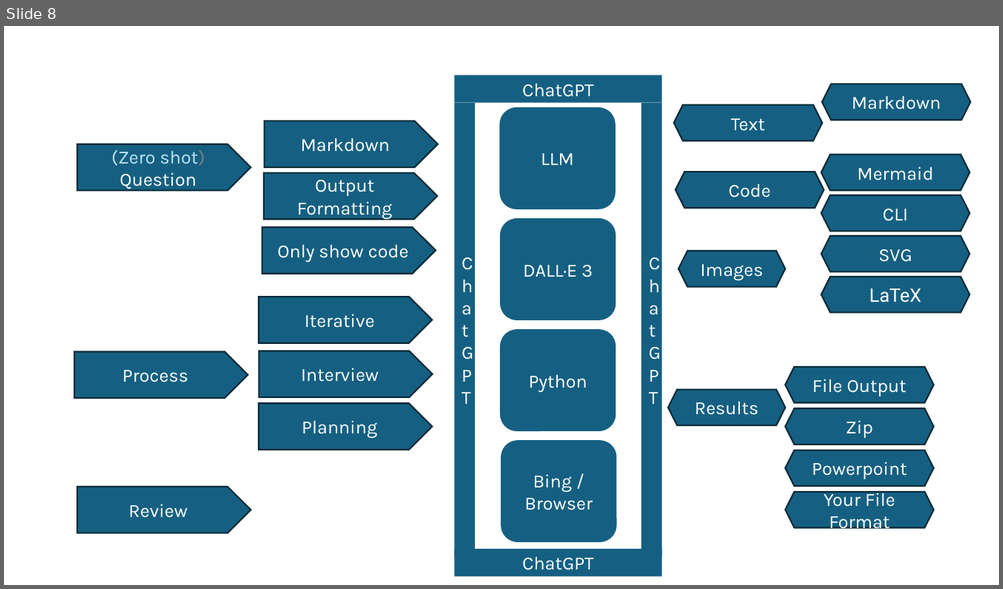
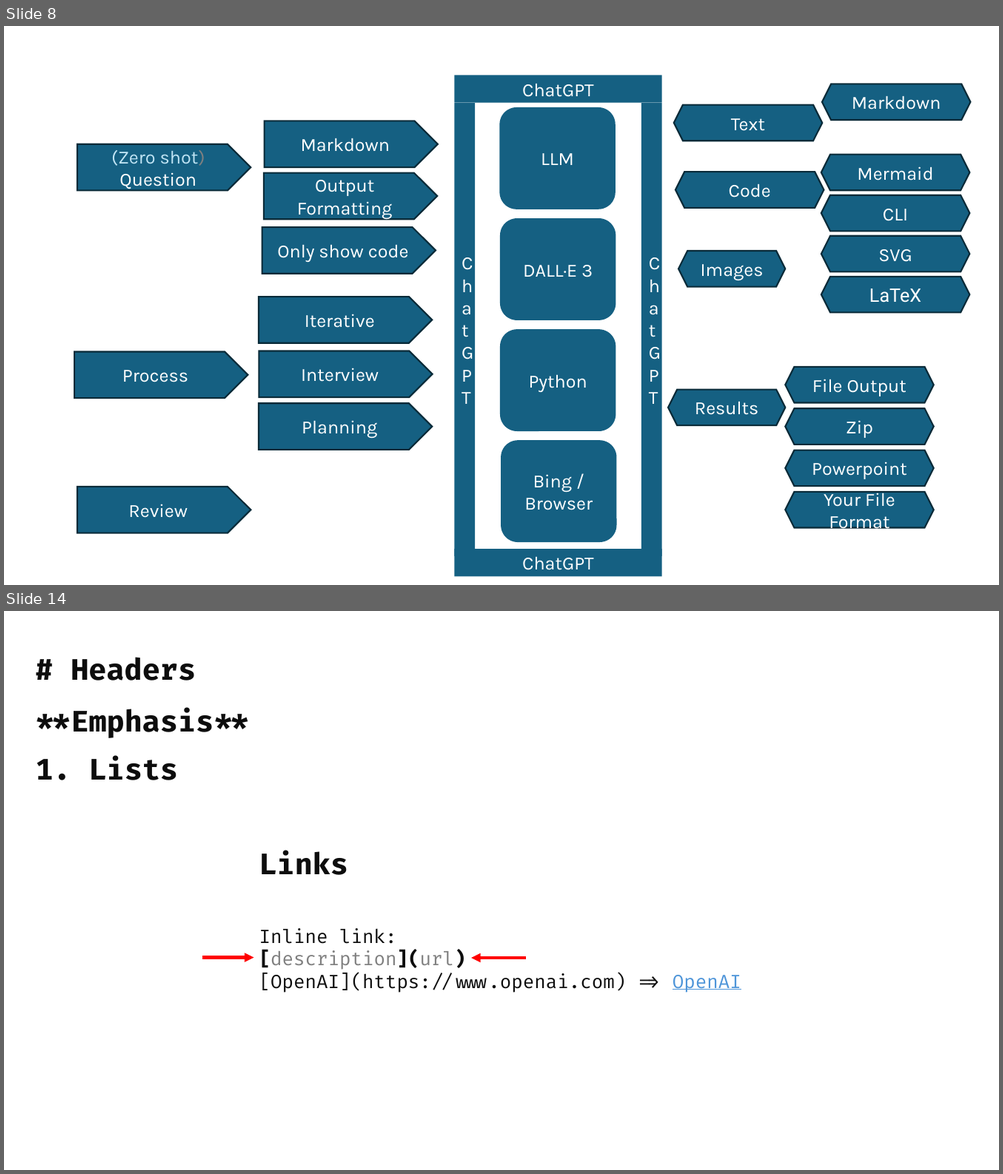
Before and after one commit to isidore/Talks, a slide deck: Slides/ChatGPT_Prompting.pptx. Shown one above the other, each under a label of ours: slide 8 before the commit, slides 8 and 14 after it; the slides between them are not shown. The pictures are 1003x589 and 1003x1174 pixels, drawn with LibreOffice and Linux fonts; fonts in the diff are those of the drawing. Boxes give left, top, right and bottom in pixels: in the first picture for what was removed or moved away, otherwise in the second. Text is boxed around its words. In the diff, an @@ line names an element or a change of style, - is before the commit and + after.

```diff
--- a/Slides/ChatGPT_Prompting.pptx
+++ b/Slides/ChatGPT_Prompting.pptx
@@ slide 14 added at <box>4,611,999,1170</box>, background #FFFFFF @@
@@ text added at <box>71,657,196,681</box>, 28 pt, text #0D0D0D, bold @@
+# Headers
@@ text added at <box>35,708,249,738</box>, 28 pt, text #0D0D0D, bold @@
+**Emphasis**
@@ text added at <box>35,756,179,780</box>, 28 pt, text #0D0D0D, bold @@
+1. Lists
@@ text added at <box>259,851,741,993</box>, 18 pt, text #0D0D0D @@
+Links
+Inline link:
+[description](url)
+[OpenAI](https://www.openai.com) => OpenAI
@@ arrow added from (202, 958) to (254, 958), #FF0000 3 pt @@
@@ arrow added from (526, 958) to (471, 958), #FF0000 3 pt @@
```
Also in this commit, not shown: 2 slides changed, 6 other slides added.
